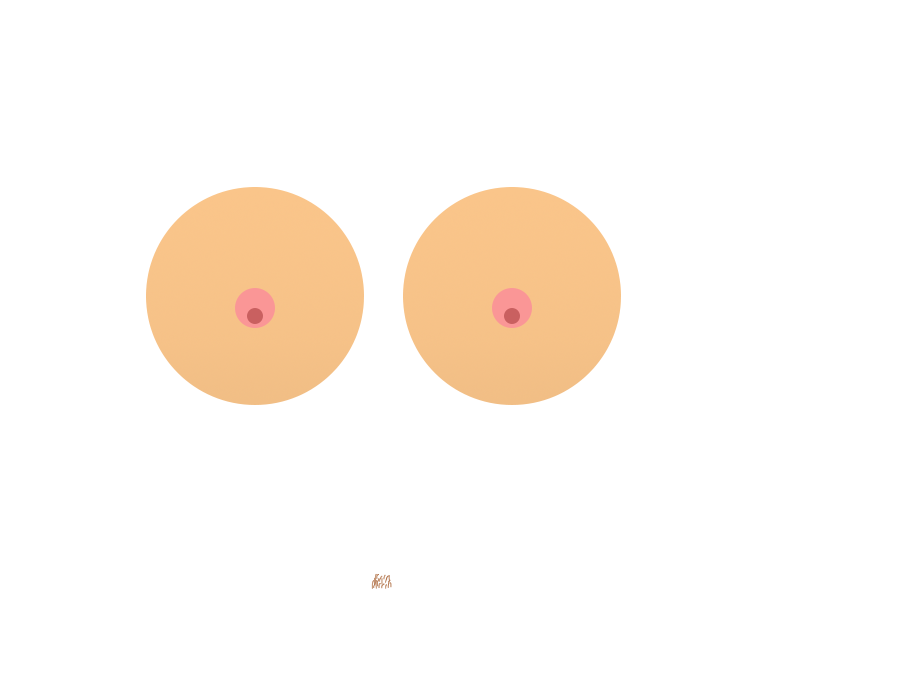
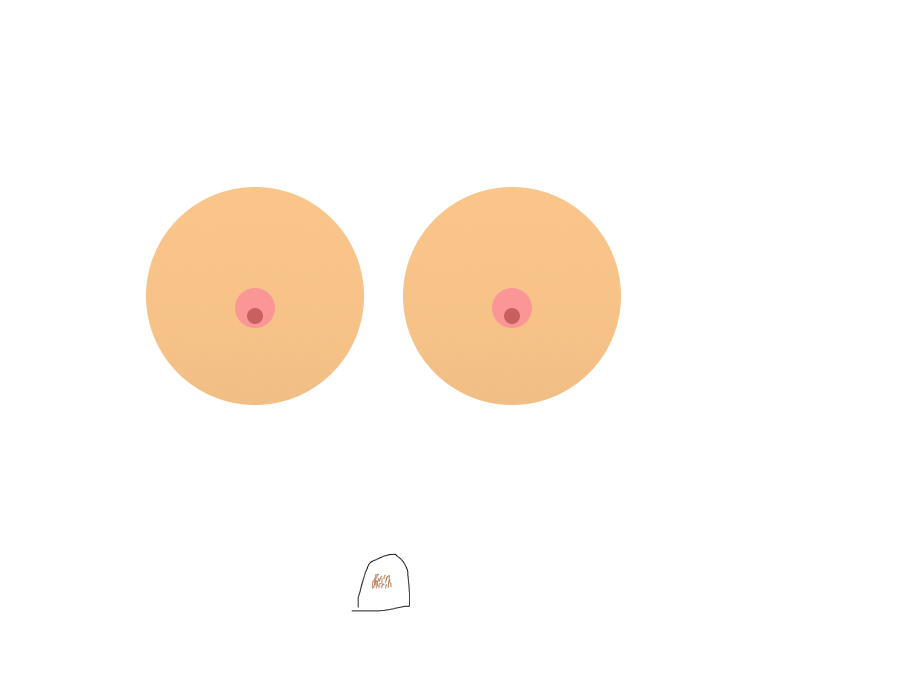
Layers edited between the first and the second 900x700 image:
added layer "Layer 2" above "Layer 1" over [left=351, top=553, right=410, bottom=612]
